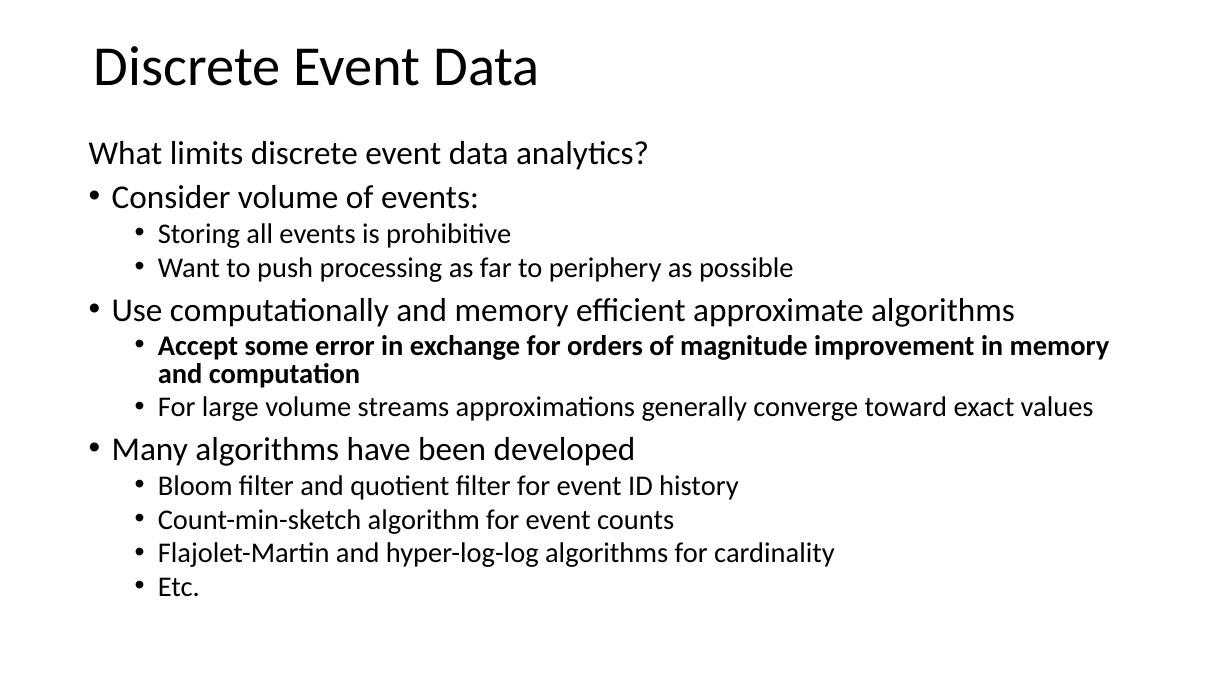
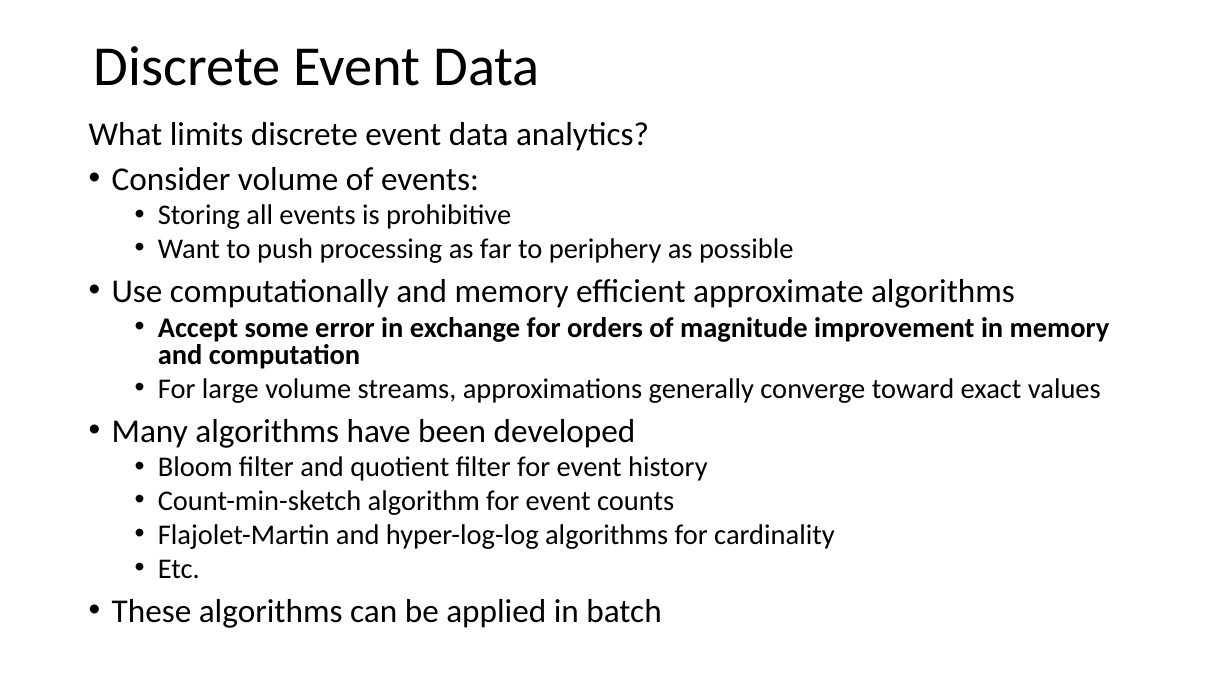
Before and after one commit to tenevian/Harvard-SSP-Data-Mining, a slide deck: slide 43 of slides/3_StreamingAnalytics.pptx (slide 42 before the commit). Drawn at 1232x693 pixels with LibreOffice and Linux fonts; fonts in the diff are those of the drawing. Boxes give left, top, right and bottom in pixels: in the first picture for what was removed or moved away, otherwise in the second. Text is boxed around its words. In the diff, an @@ line names an element or a change of style, - is before the commit and + after.

```diff
--- a/slides/3_StreamingAnalytics.pptx
+++ b/slides/3_StreamingAnalytics.pptx
@@ text "What limits discrete event data ...": place and size @@
-text "What limits discrete event data ..." at <box>89,141,1110,597</box>
+text "What limits discrete event data ..." at <box>89,122,1110,628</box>
@@ text at <box>158,378,1101,403</box>: text changed @@
-  • For large volume streams approximations generally converge toward exact values
+  • For large volume streams, approximations generally converge toward exact values
@@ text at <box>158,456,708,481</box>: text changed @@
-  • Bloom filter and quotient filter for event ID history
+  • Bloom filter and quotient filter for event history
@@ text at <box>112,599,661,628</box>: paragraph added @@
+• These algorithms can be applied in batch
```
Also in this commit, not shown: 9 other slides changed, 2 slides added.
